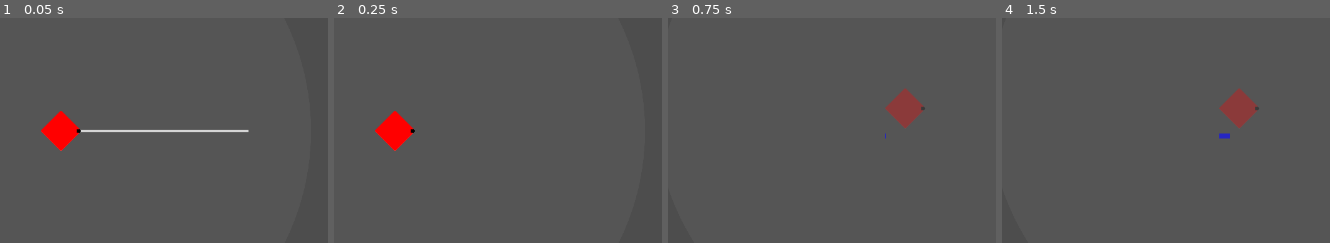
Above: before the commit, frames 1-4 (left to right).
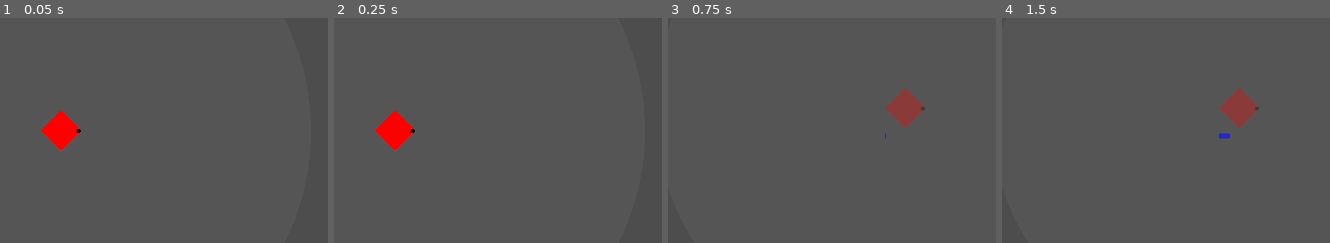
Above: after the commit, the same moments.

Repository: phrasmotica/godot-tower-defence
Game: Godot game, scene res://scenes/towers/sniper_tower.tscn
Same seed, same stepped clock (60 frames per second), same inputs: the game is played once before the commit and once after it. This scene is started directly instead of the project's main scene.
Inputs (mouse positions are % of the whole screen's width and height, from its top left):
- Up to frame 1 (0.05 s): no input
- Up to frame 2 (0.25 s): no input
- Up to frame 3 (0.75 s): tap Enter (ui_accept) at 0.5 s; move the mouse to (66, 45) at 0.52 s; hold Shift (fast_forward) from 0.53 s (still down); tap . (next_tower) at 0.6 s; click (66, 45) at 0.67 s
- Up to frame 4 (1.5 s): tap Enter (ui_accept) at 0.77, 1.25 s; move the mouse to (15, 55) at 1.27 s; release Shift (fast_forward) at 1.28 s; tap , (previous_tower) at 1.35 s
The pictures show only the part of the screen within x 30-80%, y 25-75%; the shares and areas given below are measured in that part.

The runs differ from the first frame. In frame 1, 0.5% of the frame differs, in the area x 24-76%, y 49-51%; in frame 2, nothing differs; in frame 3, nothing differs; in frame 4, nothing differs.
Error before the commit: Cannot call method 'hide' on a null value. (res://scripts/firing_line.gd:25)
Error after the commit: Attempt to call function 'hide_range' in base 'null instance' on a null instance. (res://scripts/tower.gd:139)

Commit message:
Remove example bolt line from firing line scene

Diff:
--- a/scenes/towers/components/firing_line.tscn
+++ b/scenes/towers/components/firing_line.tscn
@@ -4,18 +4,14 @@
 [ext_resource type="PackedScene" uid="uid://mfvhoc1kpcc0" path="res://scenes/projectiles/bolt_line.tscn" id="2_1ds31"]
 [ext_resource type="Script" path="res://scripts/ray_cast_damage.gd" id="2_hd0wa"]
 
-[node name="FiringLine" type="Node2D" node_paths=PackedStringArray("ray_cast", "example_bolt_line")]
+[node name="FiringLine" type="Node2D" node_paths=PackedStringArray("ray_cast")]
 script = ExtResource("1_x0rca")
 ray_cast = NodePath("RayCast")
-example_bolt_line = NodePath("ExampleBoltLine")
 bolt_line = ExtResource("2_1ds31")
 
 [node name="RayCast" type="RayCast2D" parent="."]
 target_position = Vector2(300, 0)
 collide_with_areas = true
 
-[node name="ExampleBoltLine" parent="." instance=ExtResource("2_1ds31")]
-points = PackedVector2Array(0, 0, 300, 0)
-
 [node name="RayCastDamage" type="Node" parent="."]
 script = ExtResource("2_hd0wa")
--- a/scripts/firing_line.gd
+++ b/scripts/firing_line.gd
@@ -4,8 +4,6 @@
 @onready var ray_cast_damage: RayCastDamage = $RayCastDamage
 
 @export var ray_cast: RayCast2D
-@export var example_bolt_line: Line2D
-
 @export var enabled := true
 @export var bolt_line: PackedScene
 
@@ -13,17 +11,12 @@
 var shooting_range := 3.0:
 	set(value):
 		shooting_range = value
+
 		set_target(value)
-
-		if Engine.is_editor_hint():
-			example_bolt_line.points[1].x = 100 * value
 
 signal created_line(bolt_line: Line2D)
 
 func _ready():
-	if not Engine.is_editor_hint():
-		example_bolt_line.hide()
-
 	set_target(shooting_range)
 
 func set_target(projectile_range: float):
